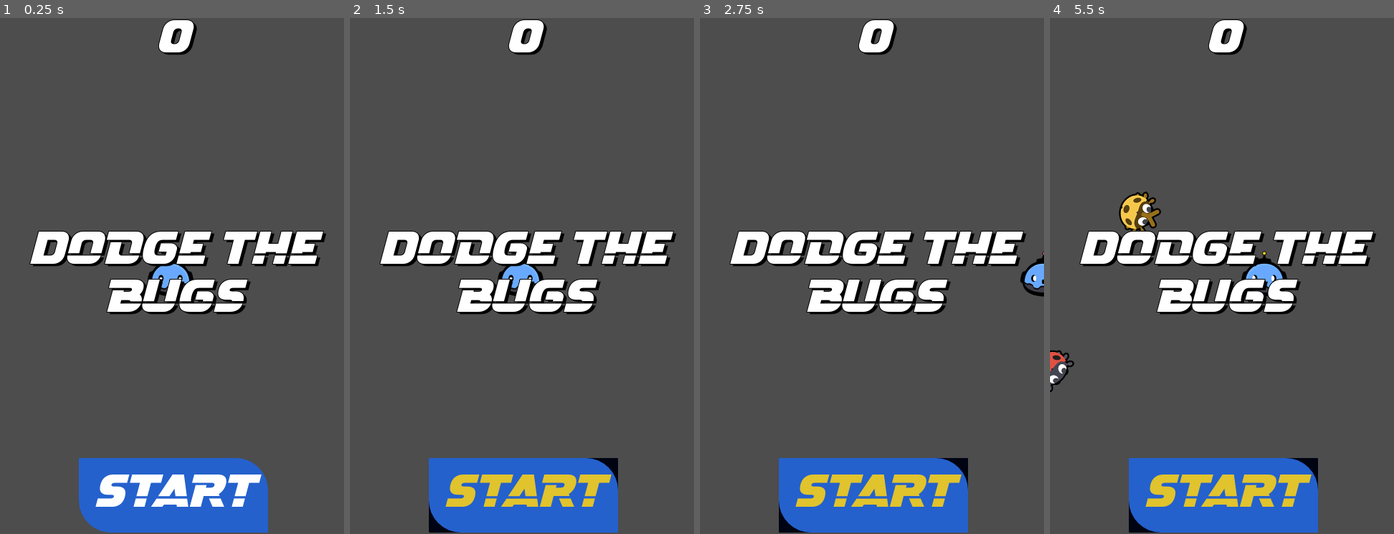
Above: before the commit, frames 1-4 (left to right).
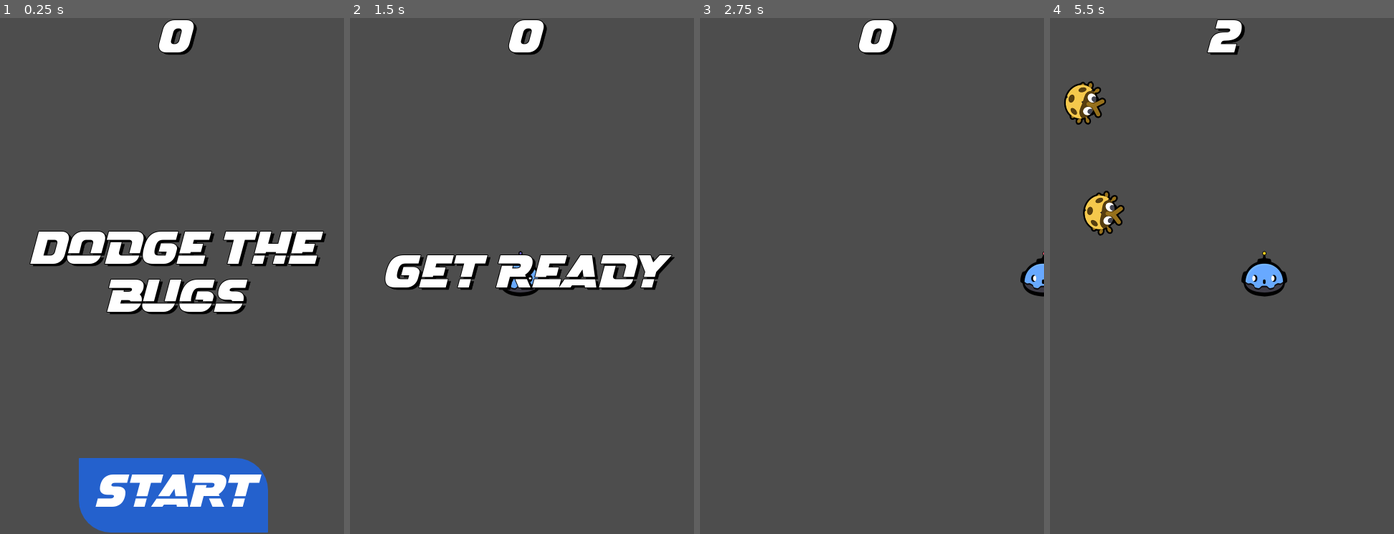
Above: after the commit, the same moments.

Repository: danillog/dodgethebugs
Game: Godot game, scene res://main.tscn
Two runs of this game, one before a commit and one after it. Both use one fixed random seed, a clock stepped at 60 frames per second and the inputs below. This scene is started directly instead of the project's main scene.
Inputs (mouse positions are in pixels of both pictures, inside the frame that each line leads up to):
- Up to frame 1 (0.25 s): no input
- Up to frame 2 (1.5 s): click "Start" at 0.5 s; click (522, 492) at 1.25 s, where only the run before the commit has a clickable "Start"
- Up to frame 3 (2.75 s): hold D (move_right) from 2.03 s (still down)
- Up to frame 4 (5.5 s): release D (move_right) at 2.78 s; hold S (move_down) 2.78-3.53 s; hold D (move_right) 3.53-4.28 s; tap Enter at 4.25 s; hold Up (move_up) 4.28-5.03 s; hold A (move_left) from 5.03 s (still down)

The runs differ from the first frame. In frame 1, 0.4% of the frame differs, in the area x 42-57%, y 47-54%; in frame 2, 16%; in frame 3, 15%; in frame 4, 17%, in the area x 0-95%, y 0-100%.

Commit message:
feat/hud-game

Diff:
--- a/enemy.tscn
+++ b/enemy.tscn
@@ -35,17 +35,18 @@
 [sub_resource type="CircleShape2D" id="CircleShape2D_epg4t"]
 radius = 52.345
 
-[node name="enemy" type="RigidBody2D"]
+[node name="enemy" type="RigidBody2D" groups=["bugs"]]
 collision_layer = 2
 gravity_scale = 0.0
 script = ExtResource("1_iifgy")
 
-[node name="anim" type="AnimatedSprite2D" parent="."]
+[node name="anim" type="AnimatedSprite2D" parent="." groups=["bugs"]]
 scale = Vector2(0.5, 0.5)
 sprite_frames = SubResource("SpriteFrames_3yqyl")
 animation = &"yellow_beetle"
 
-[node name="collision" type="CollisionShape2D" parent="."]
+[node name="collision" type="CollisionShape2D" parent="." groups=["bugs"]]
+position = Vector2(-1, 2)
 scale = Vector2(0.5, 0.5)
 shape = SubResource("CircleShape2D_epg4t")
 disabled = true
--- a/hud.tscn
+++ b/hud.tscn
@@ -1,5 +1,6 @@
-[gd_scene load_steps=4 format=3 uid="uid://coq3r8gdxhupo"]
+[gd_scene load_steps=5 format=3 uid="uid://coq3r8gdxhupo"]
 
+[ext_resource type="Script" uid="uid://beq5vjyi2lh0p" path="res://scripts/hud.gd" id="1_8sq4i"]
 [ext_resource type="FontFile" uid="uid://cwbt2ugsjq30h" path="res://font/Dihil.ttf" id="1_64ctp"]
 [ext_resource type="StyleBox" uid="uid://dtycmdb05otl0" path="res://styles/buttonStartStyle.tres" id="2_8sq4i"]
 
@@ -15,6 +16,7 @@
 expand_margin_bottom = 20.0
 
 [node name="HUD" type="CanvasLayer"]
+script = ExtResource("1_8sq4i")
 
 [node name="Control" type="Control" parent="."]
 layout_mode = 3
@@ -43,7 +45,7 @@
 horizontal_alignment = 1
 vertical_alignment = 1
 
-[node name="Messagee Label" type="Label" parent="Control"]
+[node name="MessageLabel" type="Label" parent="Control"]
 layout_mode = 1
 anchors_preset = 14
 anchor_top = 0.5
@@ -97,3 +99,6 @@
 [node name="MessageTimer" type="Timer" parent="."]
 wait_time = 2.0
 one_shot = true
+
+[connection signal="pressed" from="Start Button" to="." method="_on_start_button_pressed"]
+[connection signal="timeout" from="MessageTimer" to="." method="_on_message_timer_timeout"]
--- a/main.tscn
+++ b/main.tscn
@@ -14,6 +14,8 @@
 [node name="main" type="Node2D"]
 script = ExtResource("1_0xm2m")
 bug_scene = ExtResource("2_0xm2m")
+
+[node name="HUD" parent="." instance=ExtResource("4_1bvp3")]
 
 [node name="player" parent="." instance=ExtResource("1_ig7tw")]
 position = Vector2(239, 362)
@@ -37,8 +39,8 @@
 [node name="BugPathLocation" type="PathFollow2D" parent="BugPath"]
 position = Vector2(-239, -362)
 
-[node name="HUD" parent="." instance=ExtResource("4_1bvp3")]
-
+[connection signal="start_game" from="HUD" to="." method="new_game"]
+[connection signal="start_game" from="HUD" to="." method="_on_hud_start_game"]
 [connection signal="hit" from="player" to="." method="game_over"]
 [connection signal="timeout" from="BugTimer" to="." method="_on_bug_timer_timeout"]
 [connection signal="timeout" from="ScoreTimer" to="." method="_on_score_timer_timeout"]
--- /dev/null
+++ b/scripts/hud.gd
@@ -0,0 +1,33 @@
+extends CanvasLayer
+
+
+signal start_game
+@onready var message_label: Label = $Control/MessageLabel
+@onready var message_timer: Timer = $MessageTimer
+@onready var score_label: Label = $Control/ScoreLabel
+@onready var start_button: Button = $"Start Button"
+
+func show_message(text):
+	message_label.text = text
+	message_label.show()
+	message_timer.start()
+
+func show_game_over():
+	show_message("Game Over")
+	await message_timer.timeout
+
+	message_label.text = "Dodge The bugs"
+	message_label.show()
+
+	await get_tree().create_timer(1.0).timeout
+	start_button.show()
+
+func update_score(score):
+	score_label.text = str(score)
+
+func _on_start_button_pressed() -> void:
+	start_button.hide()
+	start_game.emit()
+
+func _on_message_timer_timeout() -> void:
+	message_label.hide()
--- a/scripts/main.gd
+++ b/scripts/main.gd
@@ -5,8 +5,8 @@
 
 
 # Called when the node enters the scene tree for the first time.
-func _ready() -> void:
-	new_game()
+#func _ready() -> void:
+	#new_game()
 
 
 # Called every frame. 'delta' is the elapsed time since the previous frame.
@@ -17,11 +17,16 @@
 func game_over() -> void:
 	$BugTimer.stop()
 	$ScoreTimer.stop()
+	$HUD.show_game_over()
 
 func new_game():
 	$StartTimer.start()
 	$player.start_pos($StartPosition.position)
 	score = 0
+
+	$HUD.update_score(score)
+	$HUD.show_message("Get ready")
+	get_tree().call_group("bugs", "qeue_free")
 
 
 
@@ -32,43 +37,48 @@
 
 func _on_score_timer_timeout() -> void:
 	score += 1
-
-#func _on_bug_timer_timeout() -> void:
-	#var bug = bug_scene.instantiate()
-	#var bug_location = $BugPath/BugPathLocation
-	#bug_location.progress_ratio = randf()
-#
-	#var direction = bug_location.rotation + PI / 2
-	#bug.position = bug_location.position
-	#direction += randf_range(-PI /4, PI /4)
-	#bug.rotation = direction
-	#
-	#var velocity =Vector2(randf_range(150.0,250.0), 0.0)
-	#bug.linear_velocity = velocity.rotated(direction)
-	#add_child(bug)
+	$HUD.update_score(score)
 
 func _on_bug_timer_timeout() -> void:
 	var bug = bug_scene.instantiate()
 	var bug_location = $BugPath/BugPathLocation
-
-	# Defina a área "meio" que queremos evitar
-	var middle_min = 0.4
-	var middle_max = 0.6
-
-	# Gere um valor de progress_ratio que evite o meio
-	var progress_ratio
+	#bug_location.progress_ratio = randf()
 	if randf() < 0.5:
-		progress_ratio = randf_range(0.0, middle_min)
+		bug_location.progress_ratio = randf_range(0.0, 0.4)
 	else:
-		progress_ratio = randf_range(middle_max, 1.0)
-
-	bug_location.progress_ratio = progress_ratio
+		bug_location.progress_ratio = randf_range(0.7, 1.0)
 
 	var direction = bug_location.rotation + PI / 2
 	bug.position = bug_location.position
 	direction += randf_range(-PI /4, PI /4)
 	bug.rotation = direction
 
-	var velocity = Vector2(randf_range(150.0, 250.0), 0.0)
+	var velocity =Vector2(randf_range(150.0,250.0), 0.0)
 	bug.linear_velocity = velocity.rotated(direction)
 	add_child(bug)
+	#
+#func _on_bug_timer_timeout() -> void:
+	#var bug = bug_scene.instantiate()
+	#var bug_location = $BugPath/BugPathLocation
+	#
+	## Defina a área "meio" que queremos evitar
+	#var middle_min = 0.4
+	#var middle_max = 0.6
+	#
+	## Gere um valor de progress_ratio que evite o meio
+	#var progress_ratio
+	#if randf() < 0.5:
+		#progress_ratio = randf_range(0.0, middle_min)
+	#else:
+		#progress_ratio = randf_range(middle_max, 1.0)
+	#
+	#bug_location.progress_ratio = progress_ratio
+	#
+	#var direction = bug_location.rotation + PI / 2
+	#bug.position = bug_location.position
+	#direction += randf_range(-PI /4, PI /4)
+	#bug.rotation = direction
+	#
+	#var velocity = Vector2(randf_range(150.0, 250.0), 0.0)
+	#bug.linear_velocity = velocity.rotated(direction)
+	#add_child(bug)
Not shown, added: scripts/hud.gd.uid
